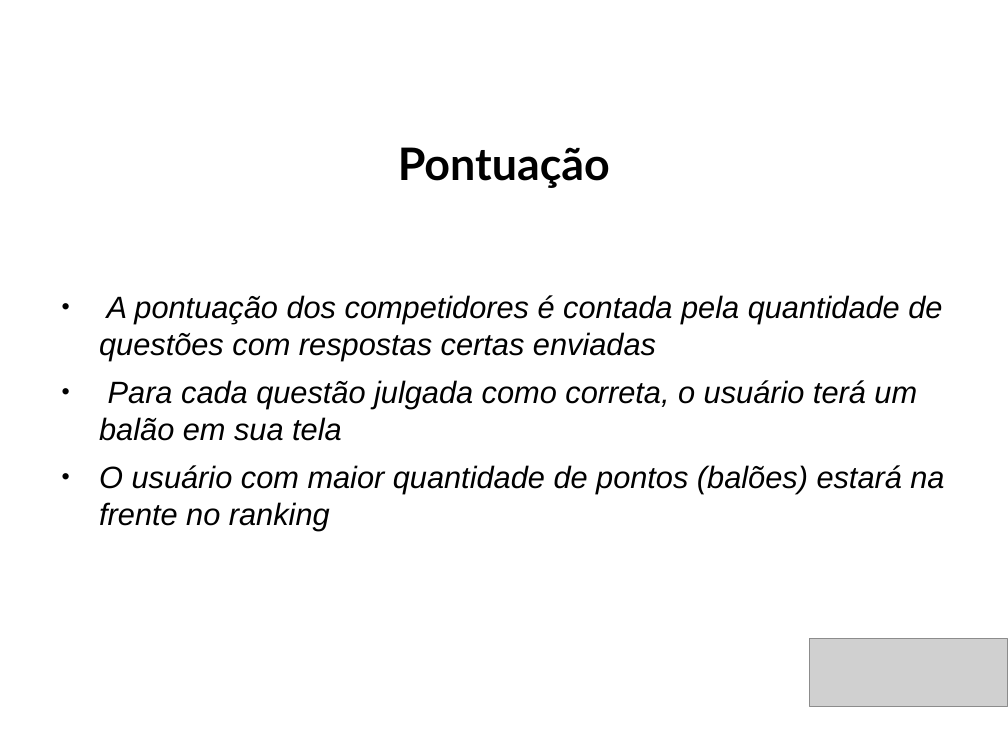
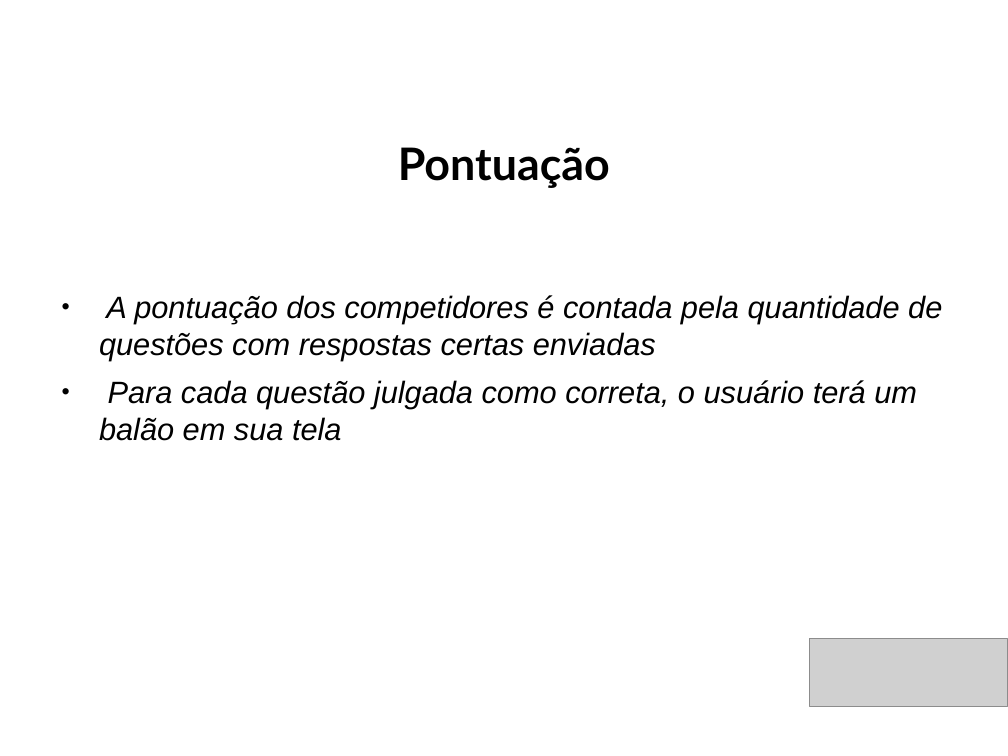
Before and after one commit to carlosrorato/RhydoJudge, a slide deck: slide 7 of RhydoApresentacao.ppt. Drawn at 1008x756 pixels with LibreOffice and Linux fonts; fonts in the diff are those of the drawing; grey boxes stand for pictures; background and template pictures are left out. Boxes give left, top, right and bottom in pixels: in the first picture for what was removed or moved away, otherwise in the second. Text is boxed around its words. In the diff, an @@ line names an element or a change of style, - is before the commit and + after.

```diff
--- a/RhydoApresentacao.ppt
+++ b/RhydoApresentacao.ppt
@@ text at (99, 465, 944, 531): paragraph removed @@
-• O usuário com maior quantidade de pontos (balões) estará na frente no ranking
```
Also in this commit, not shown: 6 other slides changed, 4 other files.
